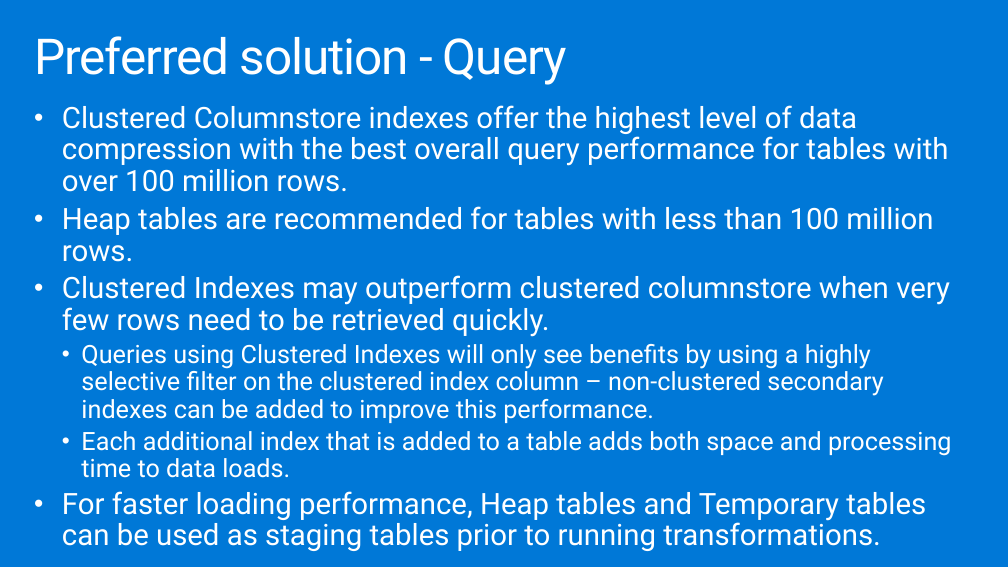
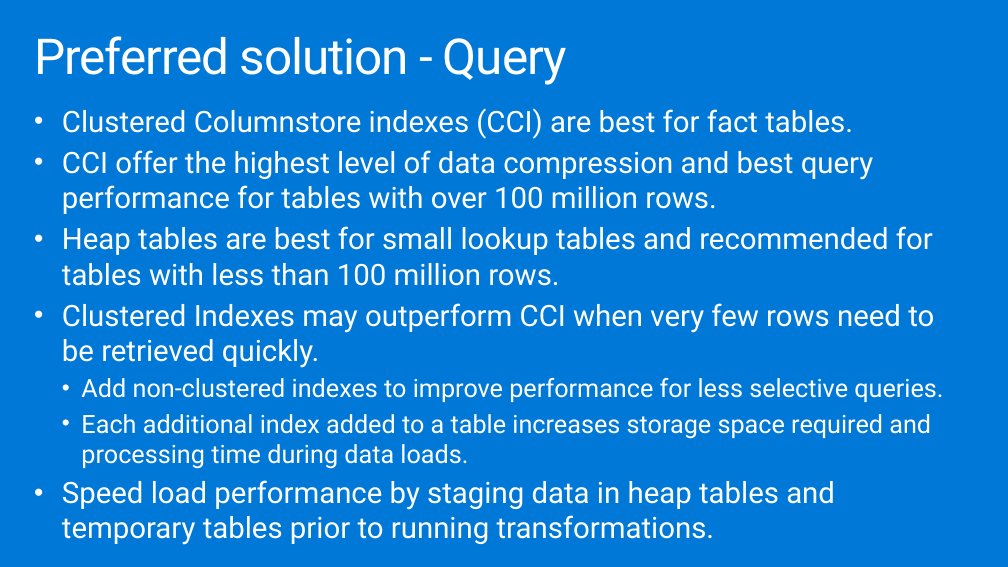
Before and after one commit to joelhulen/MCW-Azure-Synapse-Analytics-end-to-end-solution, a slide deck: slide 23 of Whiteboard design session/WDS trainer presentation - Azure Synapse Analytics end-to-end solution.pptx. Drawn at 1008x567 pixels with LibreOffice and Linux fonts; fonts in the diff are those of the drawing. Boxes give left, top, right and bottom in pixels: in the first picture for what was removed or moved away, otherwise in the second. Text is boxed around its words. In the diff, an @@ line names an element or a change of style, - is before the commit and + after.

Commit message:
updated with additional qc feedback

```diff
--- a/Whiteboard design session/WDS trainer presentation - Azure Synapse Analytics end-to-end solution.pptx
+++ b/Whiteboard design session/WDS trainer presentation - Azure Synapse Analytics end-to-end solution.pptx
@@ text at <box>62,108,943,545</box>: text changed @@
-• Clustered Columnstore indexes offer the highest level of data compression with the best overall query performance for tables with over 100 million rows.
-• Heap tables are recommended for tables with less than 100 million rows.
-• Clustered Indexes may outperform clustered columnstore when very few rows need to be retrieved quickly.
-  • Queries using Clustered Indexes will only see benefits by using a highly selective filter on the clustered index column – non-clustered secondary indexes can be added to improve this performance.
-  • Each additional index that is added to a table adds both space and processing time to data loads.
-• For faster loading performance, Heap tables and Temporary tables can be used as staging tables prior to running transformations.
+• Clustered Columnstore indexes (CCI) are best for fact tables.
+• CCI offer the highest level of data compression and best query performance for tables with over 100 million rows.
+• Heap tables are best for small lookup tables and recommended for tables with less than 100 million rows.
+• Clustered Indexes may outperform CCI when very few rows need to be retrieved quickly.
+  • Add non-clustered indexes to improve performance for less selective queries.
+  • Each additional index added to a table increases storage space required and processing time during data loads.
+• Speed load performance by staging data in heap tables and temporary tables prior to running transformations.
```
Also in this commit, not shown: 26 other slides changed, 2 other files.
